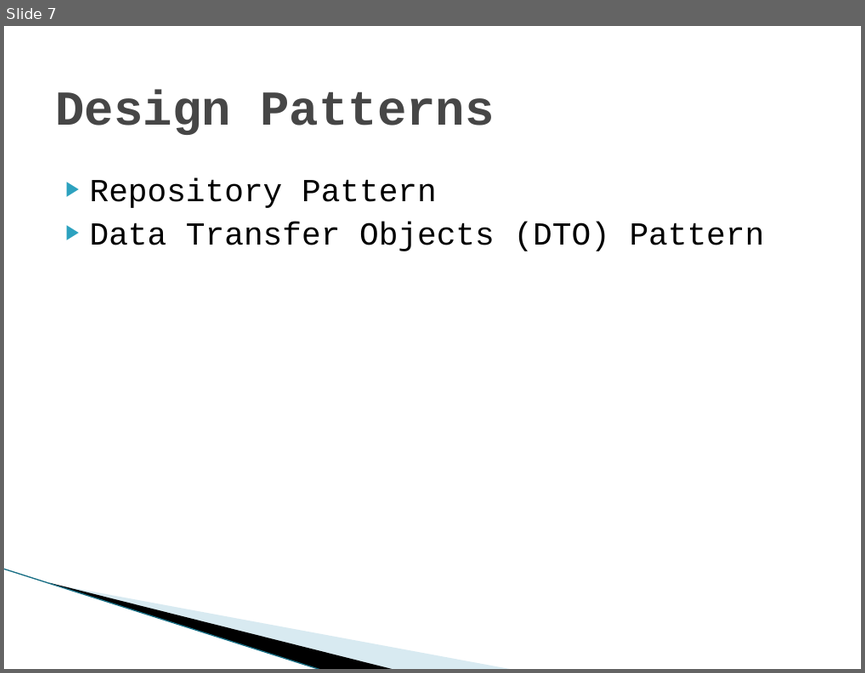
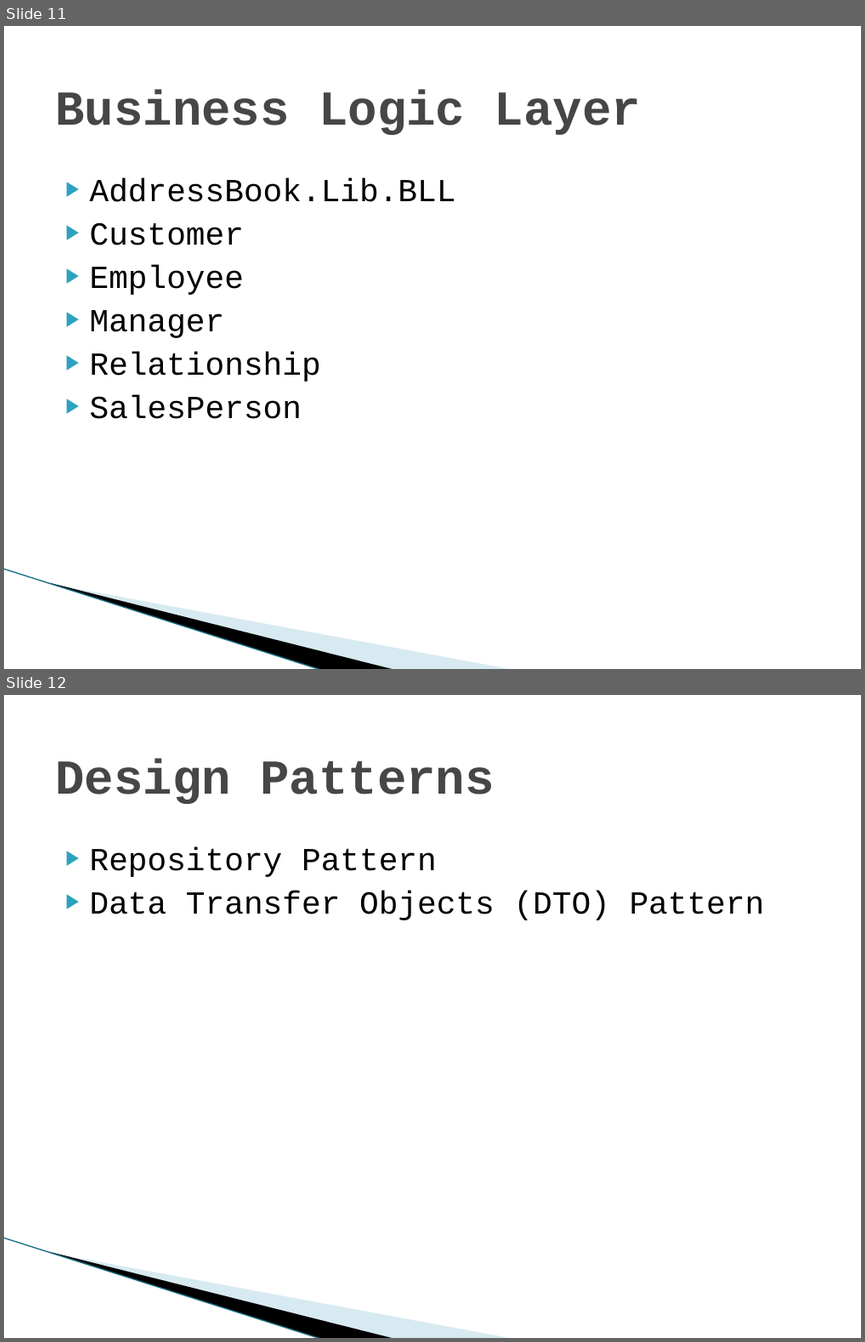
Before and after one commit to jeffflater/AddressBookDemo, a slide deck: Main/Docs/AddressBookDemo.pptx. Shown one above the other, each under a label of ours: slide 7 before the commit, slides 11 and 12 after it. The pictures are 865x673 and 865x1342 pixels, drawn with LibreOffice and Linux fonts; fonts in the diff are those of the drawing; background and template pictures are left out. Boxes give left, top, right and bottom in pixels: in the first picture for what was removed or moved away, otherwise in the second. Text is boxed around its words. In the diff, an @@ line names an element or a change of style, - is before the commit and + after.

```diff
--- a/Main/Docs/AddressBookDemo.pptx
+++ b/Main/Docs/AddressBookDemo.pptx
@@ slide 11 added at box(4, 26, 861, 669), background #FFFFFF; not listed: 3 template elements that a slide beside it also shows @@
@@ title added at box(55, 89, 641, 135), 41 pt, text #464646, bold @@
+Business Logic Layer
@@ text added at box(90, 178, 456, 419), 27 pt, text #000000 @@
+▶ AddressBook.Lib.BLL
+▶ Customer
+▶ Employee
+▶ Manager
+▶ Relationship
+▶ SalesPerson
@@ what was slide 7 is now slide 12 @@
```
Also in this commit, not shown: 2 slides changed, 4 other slides added, 3 other files.
